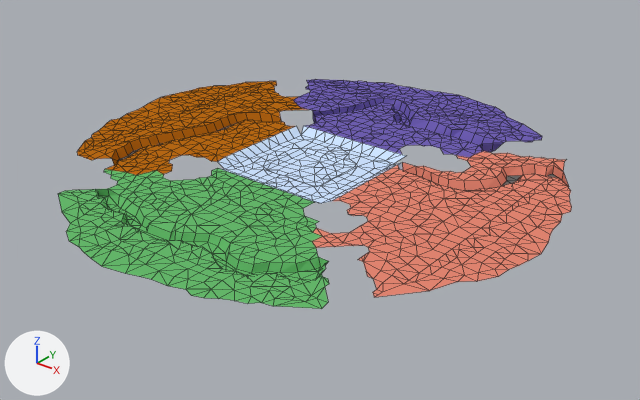
The Blender file ProjectLuna/Assets/Models/terrain/ground/new_world_floor_cuts.blend as it was, and as the next commit left it.
Camera for both pictures: a camera (50 mm lens) standing at (26.3, -32.2, 18.4) and looking at (0.8, -0.4, -1.3). Lighting does not change. The marker at lower left points along +X, +Y and +Z. Mesh edges are drawn as thin lines.

Script lines for the objects in view, before the commit:
```python
me_grid = bpy.data.meshes.new('Grid')
me_grid.from_pydata(...)  # 1598 vertices, 2490 faces; spans x -1.34..1.34, y -1.35..1.36, z -0.06..0.01
# faces by material slot: [575, 485, 579, 266, 65, 520]
me_grid.materials.append(mat_material_002)  # green #67bb6c
me_grid.materials.append(mat_material_003)  # red #e78873
me_grid.materials.append(mat_material_004)  # blue #7161b4
me_grid.materials.append(mat_material_005)  # blue #cee3ff
me_grid.materials.append(mat_material_006)  # dark grey #696969
me_grid.materials.append(mat_material)  # orange #bb6b15
ob_grid = bpy.data.objects.new('Grid', me_grid)
ob_grid.location = (0.0, 0.0, 0.39)
ob_grid.scale = (10.0, 10.0, 10.0)
```
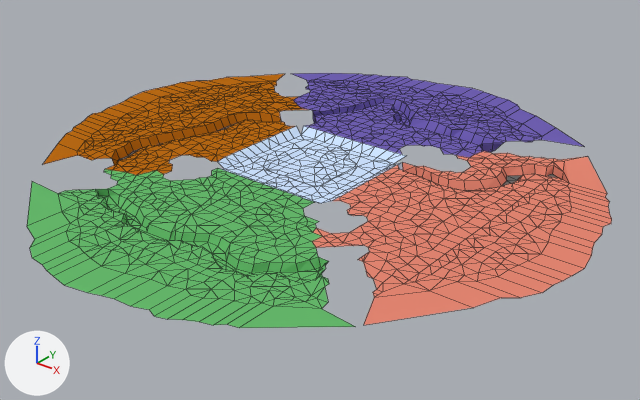
Location of each change, (x1, y1, x2, y2) in pixels of the pictures (640 x 400 px):
'Grid', reshaped (14% wider, 11% taller): before (58, 79, 571, 309); after (27, 73, 612, 328)
part 1 of me_grid, built on: before (553, 160, 569, 187); after (27, 73, 612, 328)

Patch to the scene script:
```diff
--- a/ProjectLuna/Assets/Models/terrain/ground/new_world_floor_cuts.blend.py
+++ b/ProjectLuna/Assets/Models/terrain/ground/new_world_floor_cuts.blend.py
@@ me_grid @@
 # used by ob_grid; location = (0.0, 0.0, 0.39); scale = (10.0, 10.0, 10.0)
-me_grid.from_pydata(...)  # 1598 vertices, 2490 faces; spans x -1.34..1.34, y -1.35..1.36, z -0.06..0.01
+me_grid.from_pydata(...)  # 1688 vertices, 2577 faces; spans x -1.51..1.53, y -1.54..1.52, z -0.06..0.01
+# me_grid part 1
+# 2 vertices move from x 1.0..1.13, y 0.58..0.83, z -0.02..0.01 to x 1.07..1.13, y 0.58..0.94, z 0.01
+# 7 vertices are added at x -1.05..1.08, y -1.06..1.05, z 0.01
+# 20 new vertices lie (0.19, 0.0, 0.0) away from vertices in x 1.13..1.34, y -0.69..0.58, z -0.02..0.01
+# 14 new vertices lie (-0.17, 0.0, 0.0) away from vertices in x -1.34..-1.03, y -0.54..0.83, z 0.01
+# 13 new vertices lie (0.0, 0.16, 0.0) away from vertices in x -0.83..0.76, y 1.05..1.36, z 0.01
+# 12 new vertices lie (0.0, -0.18, 0.0) away from vertices in x -0.52..0.66, y -1.34..-1.15, z 0.01
+# 8 new vertices lie (0.0, -0.19, 0.0) away from vertices in x -0.27..0.74, y -1.35..-1.14, z 0.01
+# 8 new vertices lie (-0.16, 0.0, 0.0) away from vertices in x -1.33..-1.05, y -0.66..0.72, z 0.01
+# 8 new vertices lie (0.0, 0.17, 0.0) away from vertices in x -0.59..0.59, y 1.15..1.34, z 0.01
+# 21 new faces join them, mat_material_003 (red #e78873)
+# 21 new faces join them, mat_material_002 (green #67bb6c)
+# 23 new faces join them, mat_material (orange #bb6b15)
+# 22 new faces join them, mat_material_004 (blue #7161b4)
 me_grid.materials.append(mat_material_002)
```
